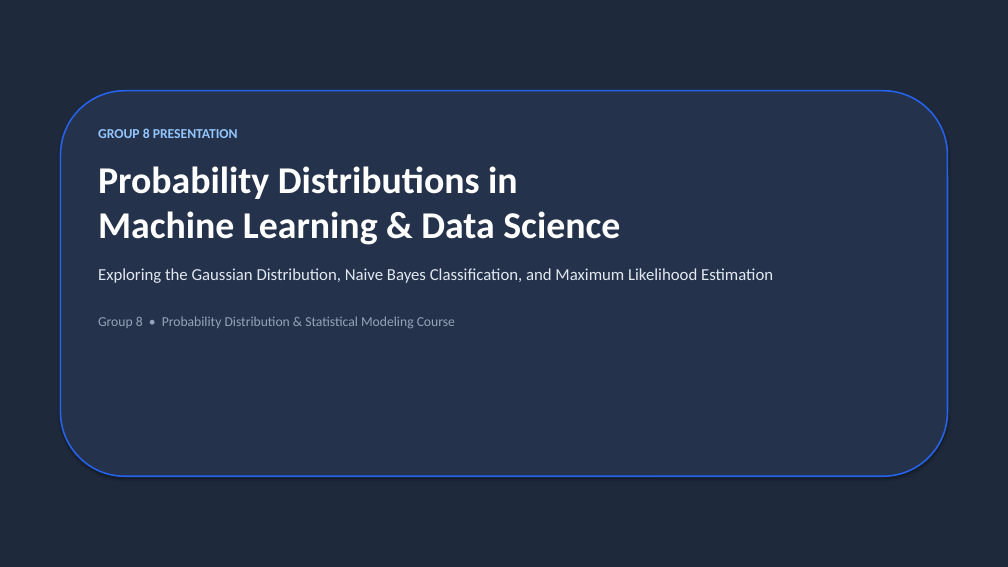
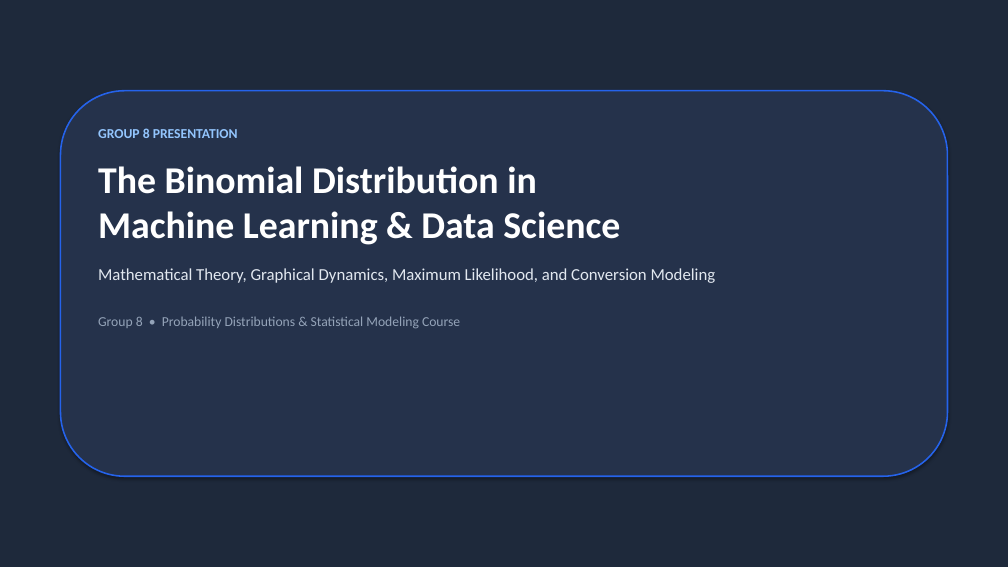
Before and after one commit to TariqYouhana/stat-probability-distributions-ml, a slide deck: slide 1 of slides.pptx. Drawn at 1008x567 pixels with LibreOffice and Linux fonts; fonts in the diff are those of the drawing. Boxes give left, top, right and bottom in pixels: in the first picture for what was removed or moved away, otherwise in the second. Text is boxed around its words. In the diff, an @@ line names an element or a change of style, - is before the commit and + after.

Commit message:
Rework project to Binomial Distribution: add report.md, updated slides, notebook, script, and figures

```diff
--- a/slides.pptx
+++ b/slides.pptx
@@ text at (x1=98, y1=166, x2=716, y2=328): text changed @@
-Probability Distributions in
-Machine Learning & Data Science
-Exploring the Gaussian Distribution, Naive Bayes Classification, and Maximum Likelihood Estimation
-Group 8 • Probability Distribution & Statistical Modeling Course
+The Binomial Distribution in
+Machine Learning & Data Science
+Mathematical Theory, Graphical Dynamics, Maximum Likelihood, and Conversion Modeling
+Group 8 • Probability Distributions & Statistical Modeling Course
```
Also in this commit, not shown: 7 other slides changed, 7 slides added, 7 slides removed, 26 other files.
